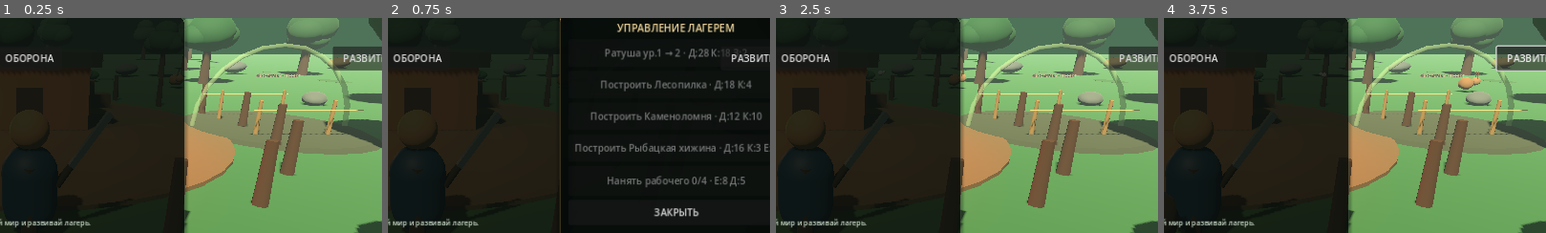
Above: before the commit, frames 1-4 (left to right).
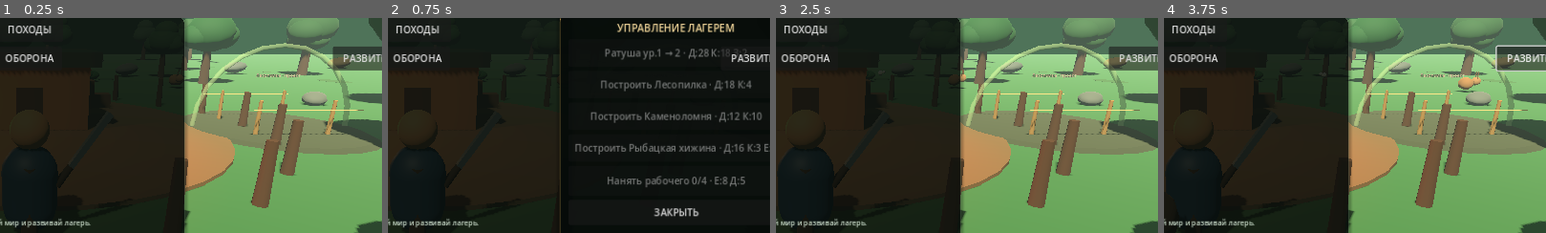
Above: after the commit, the same moments.

Repository: uniafing-ship-it/my-camp-game
Game: Godot game, scene res://scenes/Main.tscn
Two runs of this game, one before a commit and one after it. Both use one fixed random seed, a clock stepped at 60 frames per second and the inputs below.
Inputs (mouse positions are % of the whole screen's width and height, from its top left):
- Up to frame 1 (0.25 s): no input
- Up to frame 2 (0.75 s): click "ЛАГЕРЬ" at 0.5 s
- Up to frame 3 (2.5 s): click "ЗАКРЫТЬ" at 1.25 s; click "⚔" at 2 s
- Up to frame 4 (3.75 s): click "РАЗВИТИЕ" at 2.75 s; tap Enter at 3.5 s; drag from (8, 86) to (60, 28) at 3.52 s
The pictures show only the part of the screen within x 46-96%, y 20-70%; the shares and areas given below are measured in that part.

The runs differ from the first frame. In frame 1, 0.3% of the frame differs, in the area x 2-14%, y 3-9%; in frame 2, 0.3%; in frame 3, 0.3%; in frame 4, 0.3%.
Error after the commit: Parse Error: Cannot infer the type of "resource" variable because the value doesn't have a set type. (res://scripts/meta_progression_manager.gd:301)

Commit message:
Godot Stage 9: wire meta progression into main scene

Diff:
--- a/godot/scenes/Main.tscn
+++ b/godot/scenes/Main.tscn
@@ -18,6 +18,8 @@
 [ext_resource type="Script" path="res://scripts/unit_hud.gd" id="16_unit_hud"]
 [ext_resource type="Script" path="res://scripts/fortifications_world.gd" id="17_fortifications_world"]
 [ext_resource type="Script" path="res://scripts/fortifications_hud.gd" id="18_fortifications_hud"]
+[ext_resource type="Script" path="res://scripts/meta_progression_manager.gd" id="19_meta_progression"]
+[ext_resource type="Script" path="res://scripts/meta_progression_hud.gd" id="20_meta_hud"]
 
 [node name="Main" type="Node3D"]
 script = ExtResource("1_world")
@@ -31,6 +33,9 @@
 
 [node name="ProgressionManager" type="Node" parent="."]
 script = ExtResource("10_progression")
+
+[node name="MetaProgressionManager" type="Node" parent="."]
+script = ExtResource("19_meta_progression")
 
 [node name="UnitManager" type="Node3D" parent="."]
 script = ExtResource("13_units")
@@ -110,6 +115,16 @@
 mouse_filter = 2
 script = ExtResource("18_fortifications_hud")
 
+[node name="MetaProgressionHUD" type="Control" parent="UI"]
+layout_mode = 3
+anchors_preset = 15
+anchor_right = 1.0
+anchor_bottom = 1.0
+grow_horizontal = 2
+grow_vertical = 2
+mouse_filter = 2
+script = ExtResource("20_meta_hud")
+
 [node name="MobileJoystick" type="Control" parent="UI"]
 offset_left = 24.0
 offset_top = -184.0
Not shown: 1 places in godot/scenes/Main.tscn that only renumber resources
